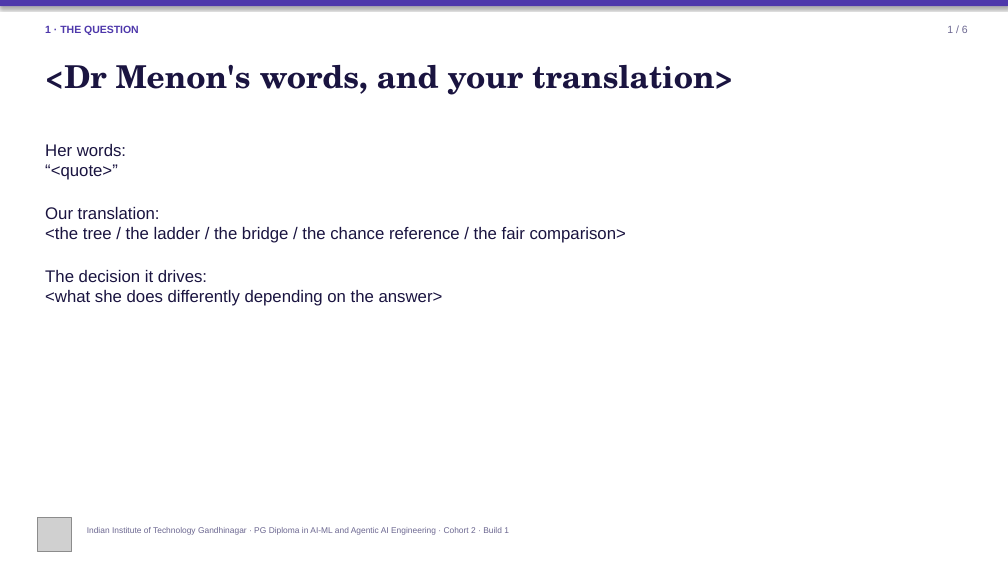
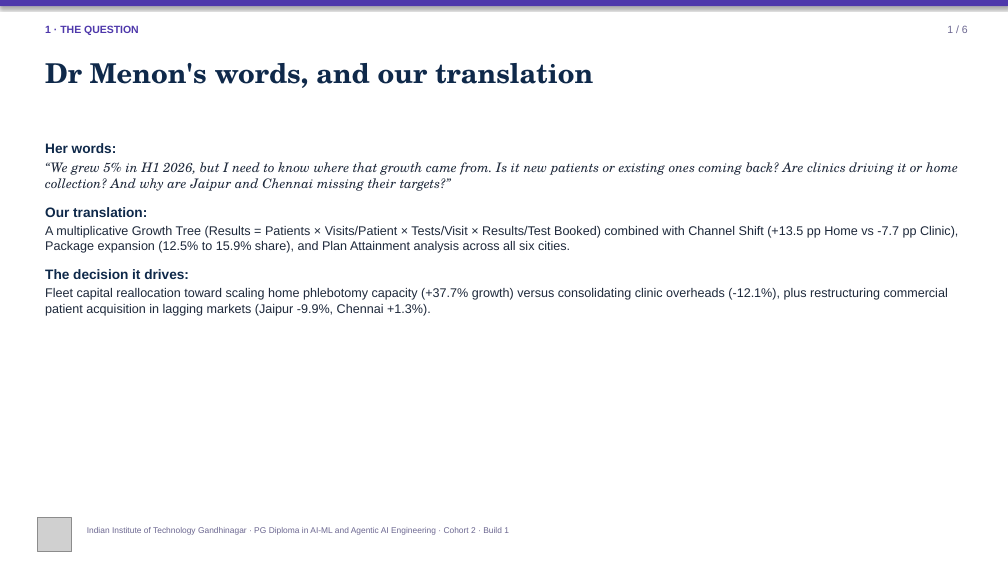
Before and after one commit to harshalpatil-IITGN/c2-build1-brief-a-group-2, a slide deck: slide 2 of slides/Build1_Slide_Template.pptx. Drawn at 1008x567 pixels with LibreOffice and Linux fonts; fonts in the diff are those of the drawing; grey boxes stand for pictures. Boxes give left, top, right and bottom in pixels: in the first picture for what was removed or moved away, otherwise in the second. Text is boxed around its words. In the diff, an @@ line names an element or a change of style, - is before the commit and + after.

Commit message:
feat(brief_a): integrate Kshitij's analysis, notebooks, and draft Brief A presentation with growth tree and executive charts

```diff
--- a/slides/Build1_Slide_Template.pptx
+++ b/slides/Build1_Slide_Template.pptx
@@ text at [45, 63, 593, 88]: text changed; size 30 to 26 pt; text colour #1A1440 to #0F294A @@
-<Dr Menon's words, and your translation>
+Dr Menon's words, and our translation
@@ text at [45, 143, 189, 279]: size 16 to 13 pt, text colour #1A1440 to #0F294A, bold on in "Her words:", "Our translation:", "The decision it drives:"; more space between paragraphs @@
@@ text at [45, 162, 958, 191]: text changed; size 16 to 12.5 pt; font Arial to TeX Gyre Schola; text colour #1A1440 to #1E293B; italic on @@
-“<quote>”
+“We grew 5% in H1 2026, but I need to know where that growth came from. Is it new patients or existing ones coming back? Are clinics driving it or home collection? And why are Jaipur and Chennai missing their targets?”
@@ text at [45, 226, 958, 253]: text changed; size 16 to 12 pt; text colour #1A1440 to #1E293B @@
-<the tree / the ladder / the bridge / the chance reference / the fair comparison>
+A multiplicative Growth Tree (Results = Patients × Visits/Patient × Tests/Visit × Results/Test Booked) combined with Channel Shift (+13.5 pp Home vs -7.7 pp Clinic), Package expansion (12.5% to 15.9% share), and Plan Attainment analysis across all six cities.
@@ text at [45, 288, 948, 316]: text changed; size 16 to 12 pt; text colour #1A1440 to #1E293B @@
-<what she does differently depending on the answer>
+Fleet capital reallocation toward scaling home phlebotomy capacity (+37.7% growth) versus consolidating clinic overheads (-12.1%), plus restructuring commercial patient acquisition in lagging markets (Jaipur -9.9%, Chennai +1.3%).
```
Also in this commit, not shown: 9 other slides changed, 27 other files.
